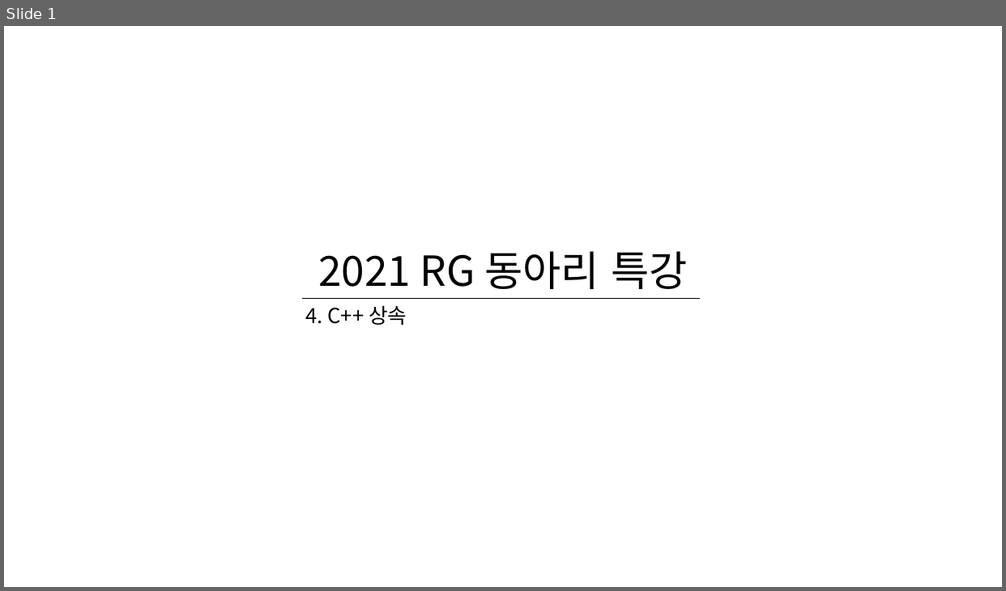
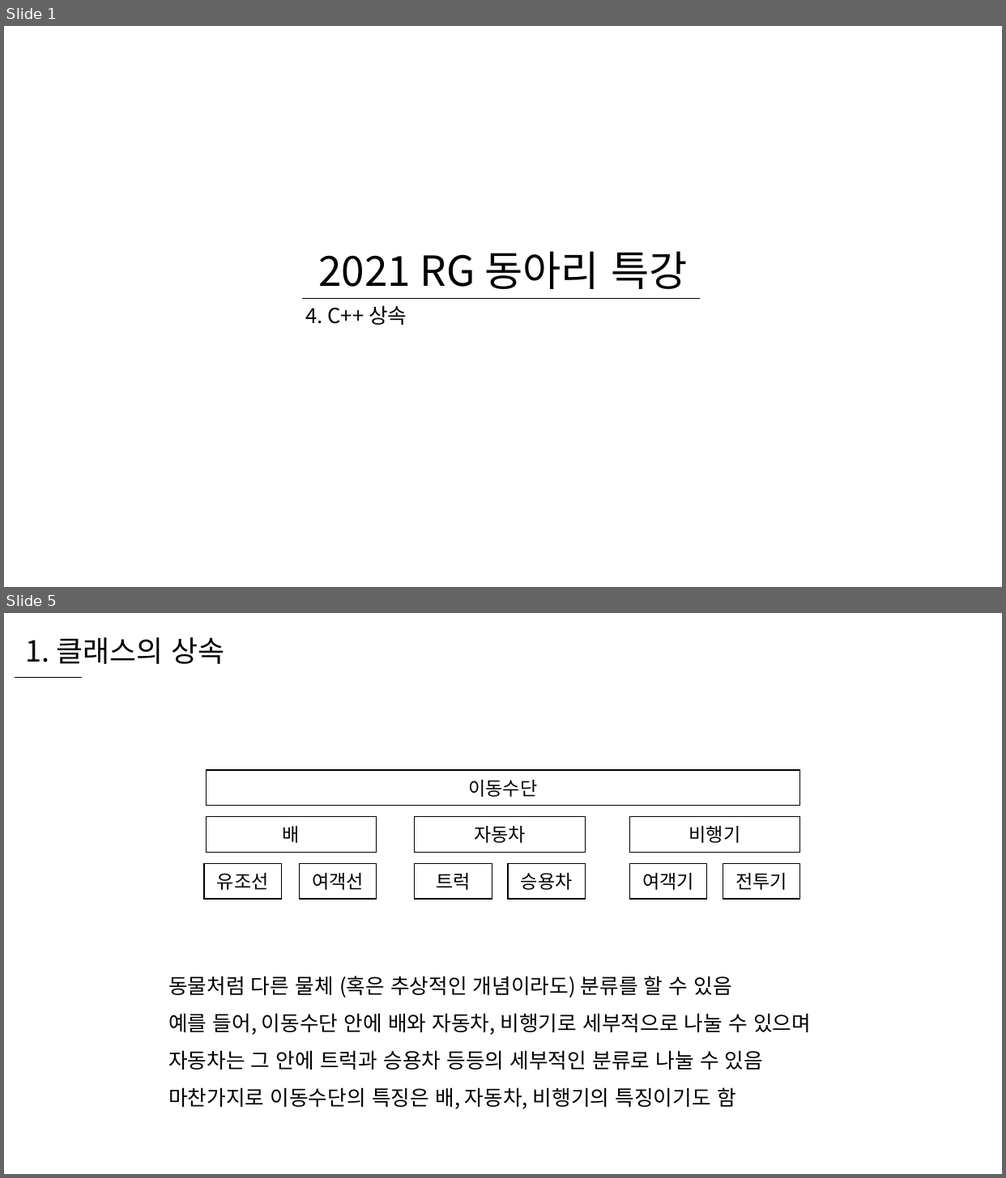
Before and after one commit to WooLyung/2021-RG-Lecture, a slide deck: 선행 자료/4 - C++ 상속.pptx. Shown one above the other, each under a label of ours: slide 1 before the commit, slides 1 and 5 after it; the slides between them are not shown. The pictures are 1006x591 and 1006x1178 pixels, drawn with LibreOffice and Linux fonts; fonts in the diff are those of the drawing. Boxes give left, top, right and bottom in pixels: in the first picture for what was removed or moved away, otherwise in the second. Text is boxed around its words. In the diff, an @@ line names an element or a change of style, - is before the commit and + after.

```diff
--- a/선행 자료/4 - C++ 상속.pptx
+++ b/선행 자료/4 - C++ 상속.pptx
@@ slide 5 added at [4, 613, 1002, 1174], background #FFFFFF @@
@@ text added at [25, 637, 224, 664], 28 pt, text #000000 @@
+1. 클래스의 상속
@@ line added from (15, 677) to (82, 677), #000000 0.5 pt @@
@@ group added at [204, 770, 800, 899]: 10 rectangles @@
+이동수단
+자동차
+비행기
+배
+유조선
+여객선
+트럭
+승용차
+여객기
+전투기
@@ text added at [168, 976, 811, 1110], 20 pt, text #000000 @@
+동물처럼 다른 물체 (혹은 추상적인 개념이라도) 분류를 할 수 있음
+예를 들어, 이동수단 안에 배와 자동차, 비행기로 세부적으로 나눌 수 있으며
+자동차는 그 안에 트럭과 승용차 등등의 세부적인 분류로 나눌 수 있음
+마찬가지로 이동수단의 특징은 배, 자동차, 비행기의 특징이기도 함
```
Also in this commit, not shown: 2 slides changed, 27 other slides added, 2 other files.
